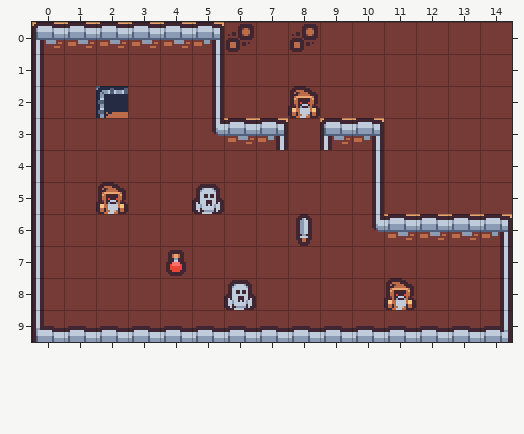
Tiled map (JSON) -- Netrogue/Netrogue/RogueMap.tmj. The picture above is the old version.
Cells are 16x16 px. Shown: x 0..14, y 0..9.
After:
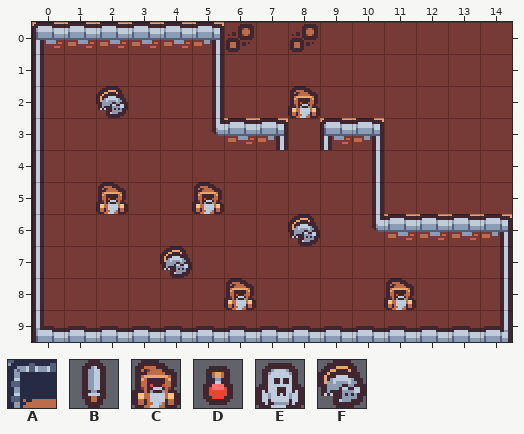
Key: from "RogueTset": A 10, B 106, C 111, D 115, E 121, F 124.
_ is an empty cell.
The exact change:
Layer "items":
y 2: x 2 A -> F
y 6: x 8 B -> F
y 7: x 4 D -> F
Layer "Monsters":
y 5: x 5 E -> C
y 8: x 6 E -> C
